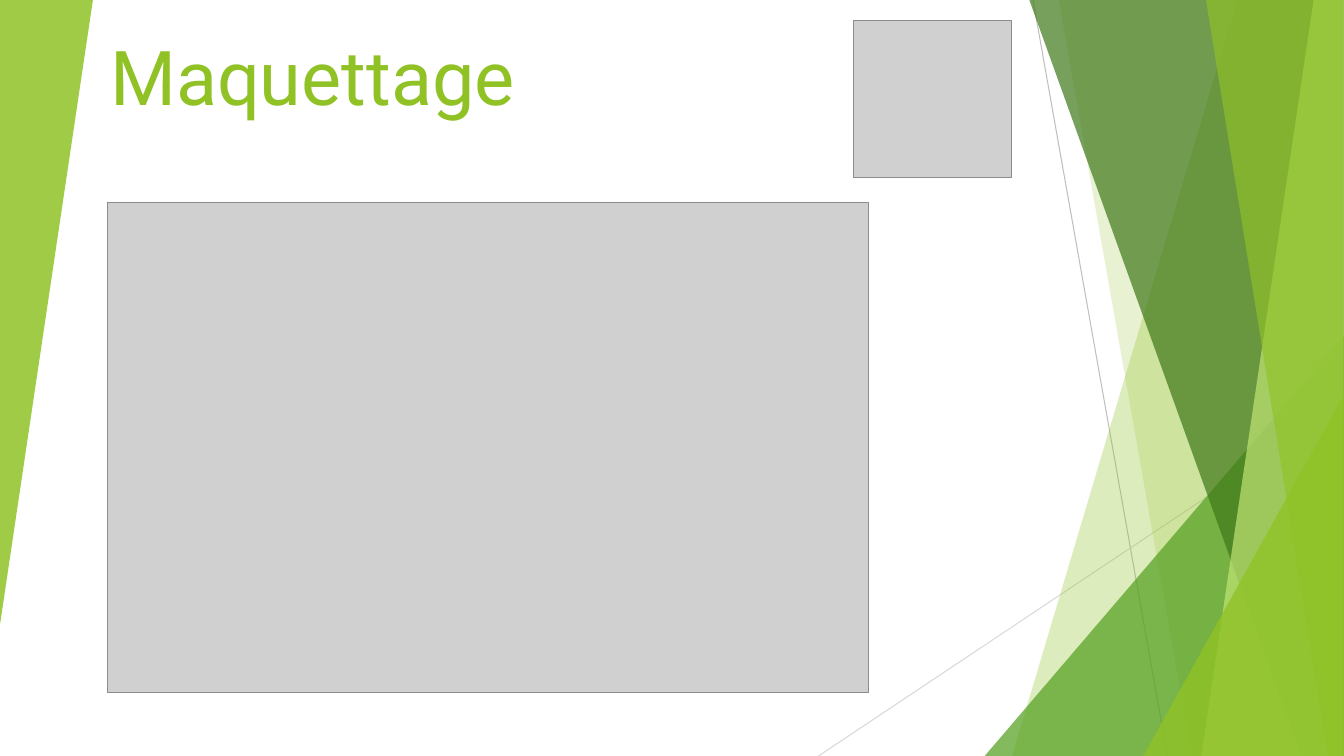
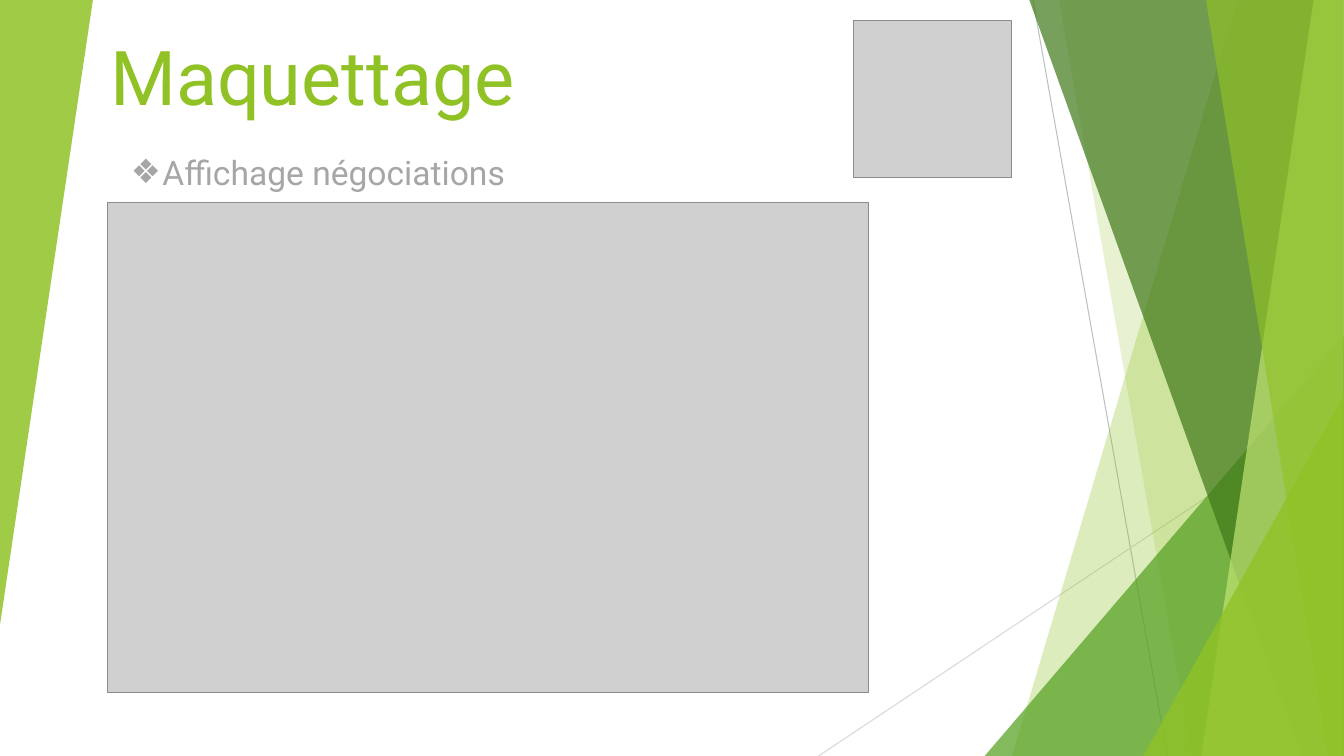
Before and after one commit to Sneak-ySnake/ProjetReseauSocialPro---Projet-fil-rouge, a slide deck: slide 8 of Presentation/PresentationTender.pptx (slide 4 before the commit). Drawn at 1344x756 pixels with LibreOffice and Linux fonts; fonts in the diff are those of the drawing; grey boxes stand for pictures. Boxes give left, top, right and bottom in pixels: in the first picture for what was removed or moved away, otherwise in the second. Text is boxed around its words. In the diff, an @@ line names an element or a change of style, - is before the commit and + after.

```diff
--- a/Presentation/PresentationTender.pptx
+++ b/Presentation/PresentationTender.pptx
@@ text added at (x1=162, y1=159, x2=505, y2=192), 24 pt, text #A6A6A6 @@
+❖ Affichage négociations
```
Also in this commit, not shown: 3 other slides changed, 9 slides added.
